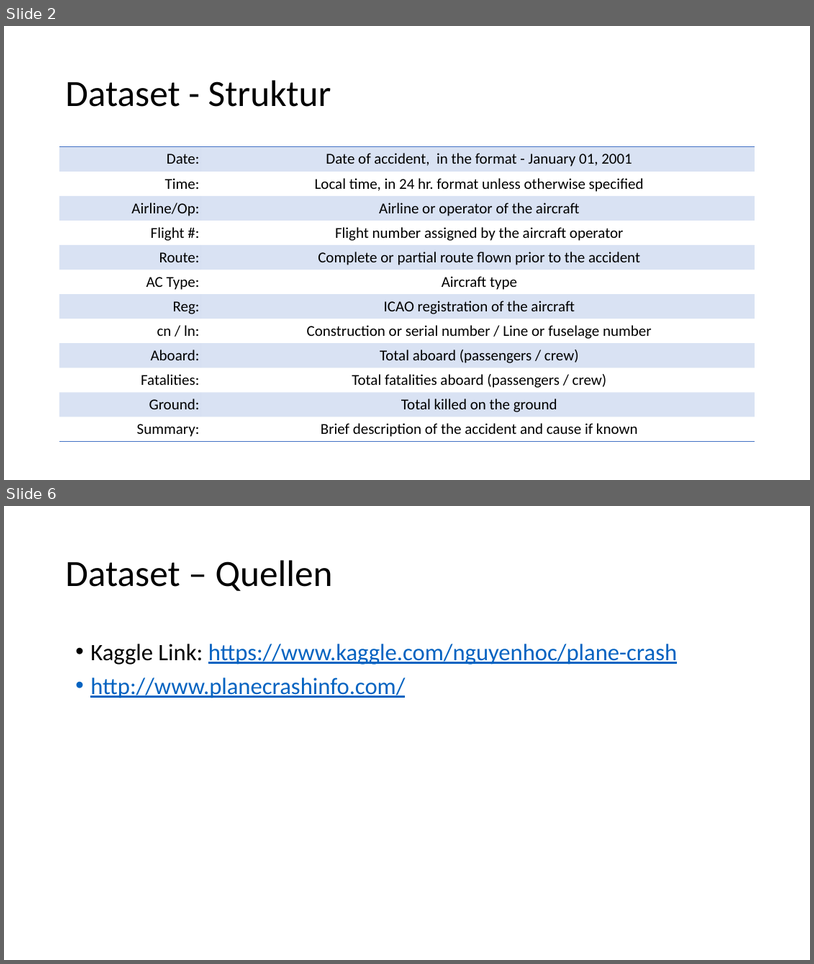
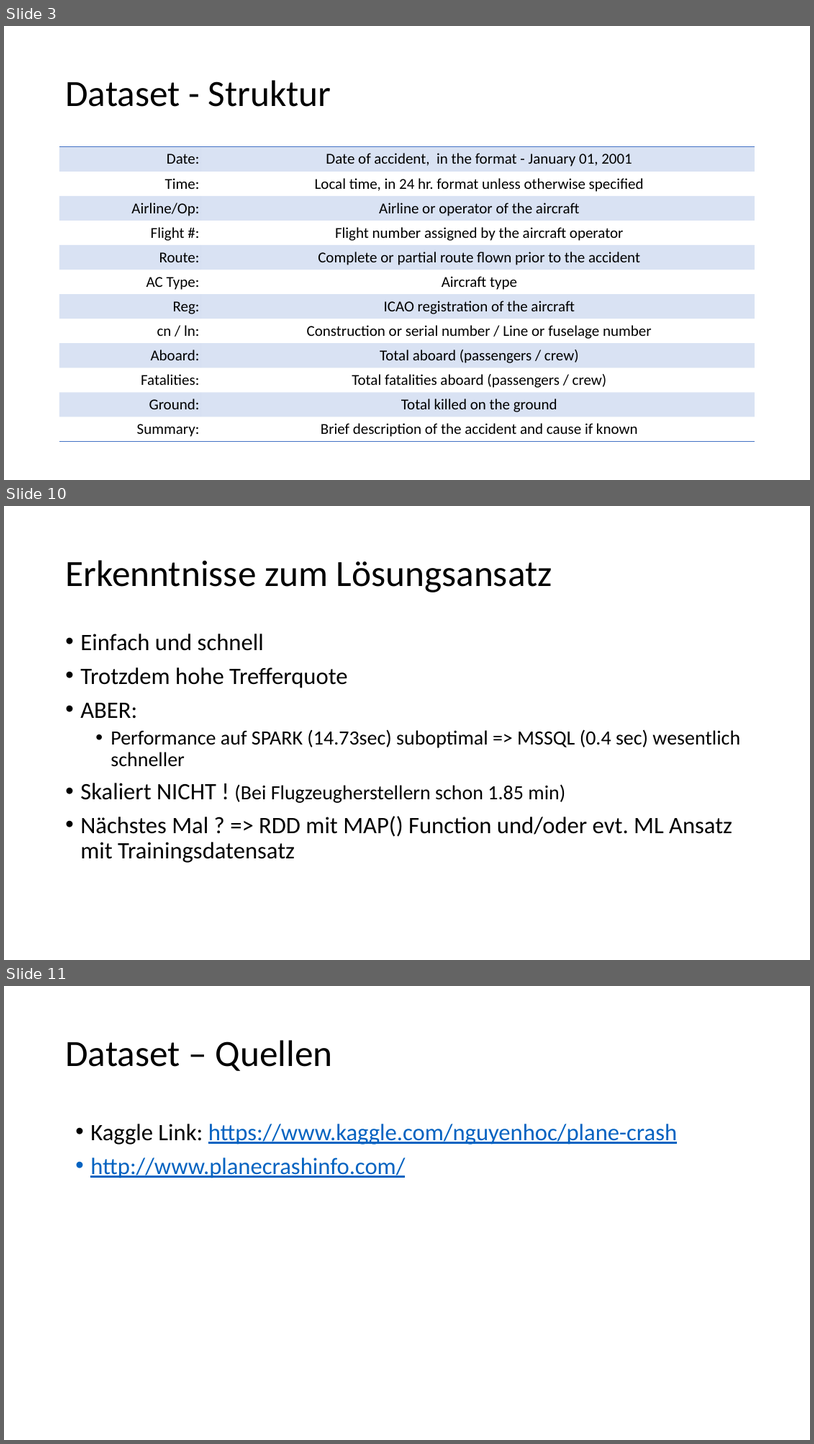
Before and after one commit to nojetlag/CASINFE18_BigData, a slide deck: Historical Plane Crashes/Präsentation/Leistungsnachweis BigData Plane Crashes.pptx. Shown one above the other, each under a label of ours: slides 2 and 6 before the commit, slides 3, 10 and 11 after it; the slides between them are not shown. The pictures are 814x964 and 814x1444 pixels, drawn with LibreOffice and Linux fonts; fonts in the diff are those of the drawing. Boxes give left, top, right and bottom in pixels: in the first picture for what was removed or moved away, otherwise in the second. Text is boxed around its words. In the diff, an @@ line names an element or a change of style, - is before the commit and + after.

```diff
--- a/Historical Plane Crashes/Präsentation/Leistungsnachweis BigData Plane Crashes.pptx
+++ b/Historical Plane Crashes/Präsentation/Leistungsnachweis BigData Plane Crashes.pptx
@@ slide 10 added at (4,506,810,960), background #FFFFFF @@
@@ title added at (65,560,553,592), 44 pt, text #000000 @@
+Erkenntnisse zum Lösungsansatz
@@ text added at (80,633,741,862), 28 pt, text #000000 @@
+• Einfach und schnell
+• Trotzdem hohe Trefferquote
+• ABER:
+  • Performance auf SPARK (14.73sec) suboptimal => MSSQL (0.4 sec) wesentlich schneller
+• Skaliert NICHT ! (Bei Flugzeugherstellern schon 1.85 min)
+• Nächstes Mal ? => RDD mit MAP() Function und/oder evt. ML Ansatz mit Trainingsdatensatz
@@ what was slide 2 is now slide 3 @@
@@ what was slide 6 is now slide 11 @@
```
Also in this commit, not shown: 1 slide changed, 6 other slides added, 2 slides removed, 1 other file.
